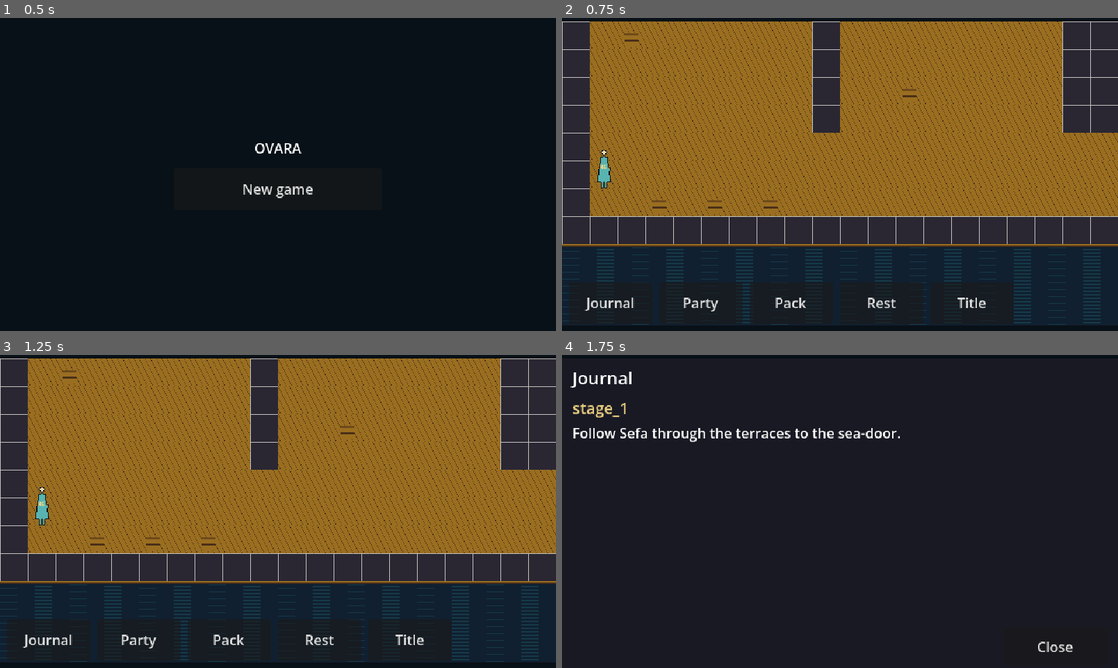
Above: before the commit, frames 1-4 (two rows, left to right).
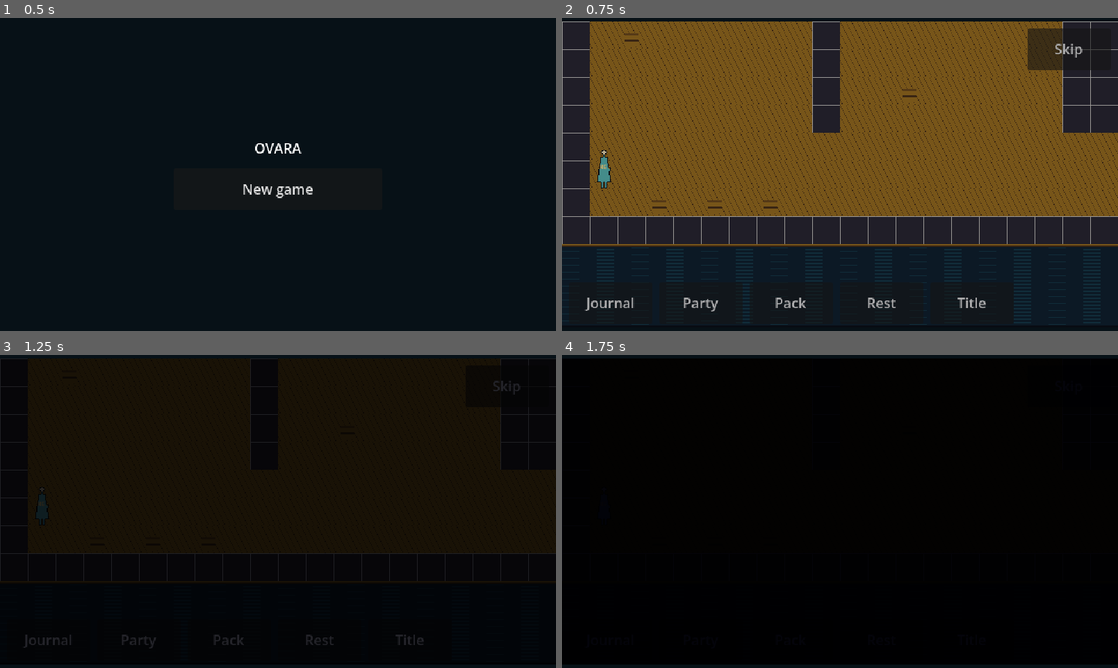
Above: after the commit, the same moments.

Repository: UrsSchweigert/ovara-game
Game: Godot game, scene res://scenes/title/title.tscn
The game is run twice, just before and just after one commit, with the same random seed, the same clock (stepped at 60 frames per second) and the same inputs.
Inputs:
- Up to frame 1 (0.5 s): no input
- Up to frame 2 (0.75 s): click "New game" at 0.5 s
- Up to frame 3 (1.25 s): no input
- Up to frame 4 (1.75 s): click "Journal" at 1.25 s

Frame 1 is identical in both runs. In frame 2, 51% of the frame differs, in the area x 0-100%, y 1-94%; in frame 3, 97%; in frame 4, 98%, in the area x 0-100%, y 1-99%.

Commit message:
cutscene-player-scene: cut-scene player drawn over the exploring scene [M2.5]
Co-Authored-By: Claude Sonnet 5.5 <noreply@anthropic.com>

Diff:
--- a/game/rules/session.gd
+++ b/game/rules/session.gd
@@ -171,7 +171,10 @@
 		var d: Dictionary = p
 		var id: String = str(d.get("id", ""))
 		if people.has(id) and Area.holds(d.get("when"), world):
-			out.append({"kind": "person", "id": id, "cell": Area.cell_of(d.get("cell", [0, 0])), "portrait": People.portrait_key(_person(id))})
+			var canon: String = str(_person(id).get("canon", ""))
+			var moved: Variant = world.call("figure_cell", canon)
+			var cell: Vector2i = moved if moved is Vector2i else Area.cell_of(d.get("cell", [0, 0]))
+			out.append({"kind": "person", "id": id, "canon": canon, "cell": cell, "portrait": People.portrait_key(_person(id))})
 	for id: Variant in shops:
 		var shop: Dictionary = shops[id]
 		if str(shop.get("area", "")) == area_id():
--- /dev/null
+++ b/game/scenes/cutscene/cutscene_player.gd
@@ -0,0 +1,206 @@
+extends Control
+## Cut-scene player: draws what the session's cut-scene runner returns, one step at a time.
+## It decides nothing: the runner holds the steps, the walks and the end state.
+
+signal finished
+
+const TILE: int = 32
+const STEP_SECONDS: float = 0.14
+const PAN_SECONDS: float = 0.8
+const FADE_SECONDS: float = 0.8
+const SKIP_SIZE: Vector2 = Vector2(96, 48)
+const PANEL_SIZE: Vector2 = Vector2(624, 120)
+const PORTRAIT_SIZE: Vector2 = Vector2(96, 96)
+const FONT_SIZE: int = 16
+## The light step's field in the cut-scene data, 0 dark to 1 full; split because the glossary bans the plain word.
+const LIGHT_KEY: String = "lev" + "el"
+const DARK: Color = Color(0.02, 0.02, 0.05)
+
+var _session: RefCounted = null
+var _paths: Dictionary = {}
+var _world: Node2D = null
+var _figures: Dictionary = {}
+var _camera_for: Callable = Callable()
+var _modulate: CanvasModulate = null
+var _tween: Tween = null
+var _lines: Array = []
+var _line: int = 0
+var _panel: Control = null
+var _portrait: TextureRect = null
+var _name: Label = null
+var _text: Label = null
+var _done: bool = false
+
+
+## `figures` maps a person's canon id to its sprite; `camera_for` maps a cell to the world's position.
+func setup(session: RefCounted, paths: Dictionary, world: Node2D, figures: Dictionary, camera_for: Callable) -> void:
+	_session = session
+	_paths = paths
+	_world = world
+	_figures = figures
+	_camera_for = camera_for
+
+
+func _ready() -> void:
+	set_anchors_preset(Control.PRESET_FULL_RECT)
+	mouse_filter = Control.MOUSE_FILTER_STOP
+	gui_input.connect(_on_input)
+	_modulate = CanvasModulate.new()
+	_world.add_child(_modulate)
+	_build_panel()
+	if bool((_session.get("scene") as RefCounted).call("skippable")):
+		var skip: Button = Button.new()
+		skip.text = "Skip"
+		skip.custom_minimum_size = SKIP_SIZE
+		skip.size = SKIP_SIZE
+		skip.position = Vector2(size.x - SKIP_SIZE.x - 8, 8)
+		skip.add_theme_font_size_override("font_size", FONT_SIZE)
+		skip.pressed.connect(_skip)
+		add_child(skip)
+	_show(_session.call("scene_step"))
+
+
+func _build_panel() -> void:
+	_panel = Control.new()
+	_panel.size = PANEL_SIZE
+	_panel.position = Vector2(8, size.y - PANEL_SIZE.y - 104)
+	_panel.visible = false
+	_panel.mouse_filter = Control.MOUSE_FILTER_IGNORE
+	add_child(_panel)
+	var frame: NinePatchRect = NinePatchRect.new()
+	frame.texture = _texture("ui-dialogue-frame")
+	frame.size = PANEL_SIZE
+	frame.mouse_filter = Control.MOUSE_FILTER_IGNORE
+	_panel.add_child(frame)
+	_portrait = TextureRect.new()
+	_portrait.position = Vector2(8, 8)
+	_portrait.size = PORTRAIT_SIZE
+	_portrait.mouse_filter = Control.MOUSE_FILTER_IGNORE
+	_panel.add_child(_portrait)
+	_name = Label.new()
+	_name.position = Vector2(116, 4)
+	_name.size = Vector2(500, 24)
+	_name.add_theme_font_size_override("font_size", FONT_SIZE)
+	_panel.add_child(_name)
+	_text = Label.new()
+	_text.position = Vector2(116, 30)
+	_text.size = Vector2(500, 84)
+	_text.autowrap_mode = TextServer.AUTOWRAP_WORD_SMART
+	_text.add_theme_font_size_override("font_size", FONT_SIZE)
+	_panel.add_child(_text)
+
+
+func _texture(key: String) -> Texture2D:
+	if not _paths.has(key):
+		return null
+	return load("res://assets/" + str(_paths[key])) as Texture2D
+
+
+## Draws one step. An empty step means the scene is over.
+func _show(step: Dictionary) -> void:
+	_panel.visible = false
+	if step.is_empty():
+		_finish()
+		return
+	match str(step["op"]):
+		"walk":
+			_walk(step)
+		"say":
+			_say(step)
+		"camera":
+			_camera(step)
+		"light":
+			_light(step)
+		_:
+			_next()
+
+
+func _next() -> void:
+	if _done:
+		return
+	_show(_session.call("advance_scene"))
+
+
+func _new_tween() -> Tween:
+	_stop_tween()
+	_tween = create_tween()
+	return _tween
+
+
+func _stop_tween() -> void:
+	if _tween != null:
+		_tween.kill()
+		_tween = null
+
+
+func _walk(step: Dictionary) -> void:
+	var sprite: Sprite2D = _figures.get(str(step["who"]), null)
+	if sprite == null:
+		_next()
+		return
+	var to: Array = step["to"]
+	var at: Vector2 = Vector2(int(to[0]) * TILE + TILE / 2, (int(to[1]) + 1) * TILE)
+	var tween: Tween = _new_tween()
+	# Along x, then along y, one tile at a time, always on whole pixels.
+	var here: Vector2 = sprite.position
+	var corner: Vector2 = Vector2(at.x, here.y)
+	for leg: Array in [[here, corner], [corner, at]]:
+		var from: Vector2 = leg[0]
+		var goal: Vector2 = leg[1]
+		var tiles: int = roundi((goal - from).length() / TILE)
+		for i: int in tiles:
+			var a: Vector2 = from.lerp(goal, float(i) / tiles)
+			var b: Vector2 = from.lerp(goal, float(i + 1) / tiles)
+			tween.tween_method(func(t: float) -> void: sprite.position = a.lerp(b, t).round(), 0.0, 1.0, STEP_SECONDS)
+	tween.tween_callback(_next)
+
+
+func _camera(step: Dictionary) -> void:
+	var to: Array = step["to"]
+	var goal: Vector2 = _camera_for.call(Vector2i(int(to[0]), int(to[1])))
+	var from: Vector2 = _world.position
+	var tween: Tween = _new_tween()
+	tween.tween_method(func(t: float) -> void: _world.position = from.lerp(goal, t).round(), 0.0, 1.0, PAN_SECONDS)
+	tween.tween_callback(_next)
+
+
+func _light(step: Dictionary) -> void:
+	var goal: Color = DARK.lerp(Color.WHITE, clampf(float(step[LIGHT_KEY]), 0.0, 1.0))
+	var tween: Tween = _new_tween()
+	tween.tween_property(_modulate, "color", goal, FADE_SECONDS)
+	tween.tween_callback(_next)
+
+
+func _say(step: Dictionary) -> void:
+	_lines = step["lines"]
+	_line = 0
+	_name.text = str(step.get("speaker", ""))
+	_portrait.texture = _texture(str(step.get("portrait", "")))
+	_panel.visible = true
+	_text.text = str(_lines[0]) if not _lines.is_empty() else ""
+
+
+func _on_input(event: InputEvent) -> void:
+	if not _panel.visible or not (event is InputEventMouseButton):
+		return
+	var b: InputEventMouseButton = event
+	if b.button_index != MOUSE_BUTTON_LEFT or not b.pressed:
+		return
+	_line += 1
+	if _line < _lines.size():
+		_text.text = str(_lines[_line])
+	else:
+		_next()
+
+
+func _skip() -> void:
+	if _done or not bool(_session.call("skip_scene")["ok"]):
+		return
+	_finish()
+
+
+func _finish() -> void:
+	_done = true
+	_stop_tween()
+	_modulate.queue_free()
+	finished.emit()
--- a/game/scenes/explore/explore.gd
+++ b/game/scenes/explore/explore.gd
@@ -16,6 +16,7 @@
 const ASSET_ROOT: String = "res://assets/"
 const TITLE: String = "res://scenes/title/title.tscn"
 const DialoguePanel: GDScript = preload("res://ui/dialogue/dialogue_panel.gd")
+const CutscenePlayer: GDScript = preload("res://scenes/cutscene/cutscene_player.gd")
 const StallScreen: GDScript = preload("res://ui/shop/stall_screen.gd")
 const SCREENS: Dictionary = {
 	"Journal": preload("res://ui/screens/journal_screen.gd"),
@@ -45,6 +46,9 @@
 var _clock: float = 0.0
 var _dialogue: Control = null
 var _screen: Control = null
+var _cutscene: Control = null
+## Person canon id -> the sprite standing for them, for the cut-scene player.
+var _figures: Dictionary = {}
 
 
 func _ready() -> void:
@@ -61,6 +65,8 @@
 	_build_view()
 	_build_band()
 	_redraw()
+	if not (_session.call("scene_step") as Dictionary).is_empty():
+		_play_scene()
 
 
 ## Keeps the 640-pixel frame centred when the screen is wider or taller than the base size.
@@ -170,8 +176,9 @@
 	for thing: Dictionary in area.call("visible_things", world, false):
 		var cell: Vector2i = area.call("cell_of", thing["cell"])
 		_place(_texture("thing-supply"), cell)
+	_figures = {}
 	for who: Dictionary in _session.call("people_here"):
-		_place(_figure_of(who), who["cell"])
+		_figures[str(who.get("canon", ""))] = _place(_figure_of(who), who["cell"])
 	_party = _place(_texture("figure-hero"), _session.call("cell"))
 	_follow()
 
@@ -225,10 +232,30 @@
 
 ## Camera: whole pixels, centred on the party, clamped to the area (centred if it is smaller).
 func _follow() -> void:
+	_world.position = _camera_for(_session.call("cell"))
+
+
+func _play_scene() -> void:
+	_cutscene = CutscenePlayer.new()
+	_cutscene.call("setup", _session, _paths, _world, _figures, _camera_for)
+	_cutscene.size = _frame.size
+	_cutscene.finished.connect(_end_scene)
+	_frame.add_child(_cutscene)
+	_pressed = false
+	_holding = false
+
+
+func _end_scene() -> void:
+	_cutscene.queue_free()
+	_cutscene = null
+	_redraw()
+
+
+## Where the world sits to centre `cell` in the view.
+func _camera_for(cell: Vector2i) -> Vector2:
 	var area: RefCounted = _session.call("current_area")
 	var world: RefCounted = _session.get("world")
 	var size: Vector2i = Vector2i(int(area.call("width", world)), int(area.call("height", world))) * TILE
-	var cell: Vector2i = _session.call("cell")
 	var at: Vector2i = cell * TILE + Vector2i(TILE / 2, TILE / 2)
 	var cam: Vector2i = Vector2i.ZERO
 	for axis: int in 2:
@@ -236,7 +263,7 @@
 			cam[axis] = (size[axis] - VIEW[axis]) / 2
 		else:
 			cam[axis] = clampi(at[axis] - VIEW[axis] / 2, 0, size[axis] - VIEW[axis])
-	_world.position = Vector2(-cam)
+	return Vector2(-cam)
 
 
 func _tile_at(local: Vector2) -> Vector2i:
@@ -245,7 +272,7 @@
 
 
 func _on_view_input(event: InputEvent) -> void:
-	if _dialogue != null or _screen != null:
+	if _dialogue != null or _screen != null or _cutscene != null:
 		return
 	if event is InputEventMouseButton and (event as InputEventMouseButton).button_index == MOUSE_BUTTON_LEFT:
 		var b: InputEventMouseButton = event
Not shown, added: game/scenes/cutscene/cutscene_player.gd.uid
